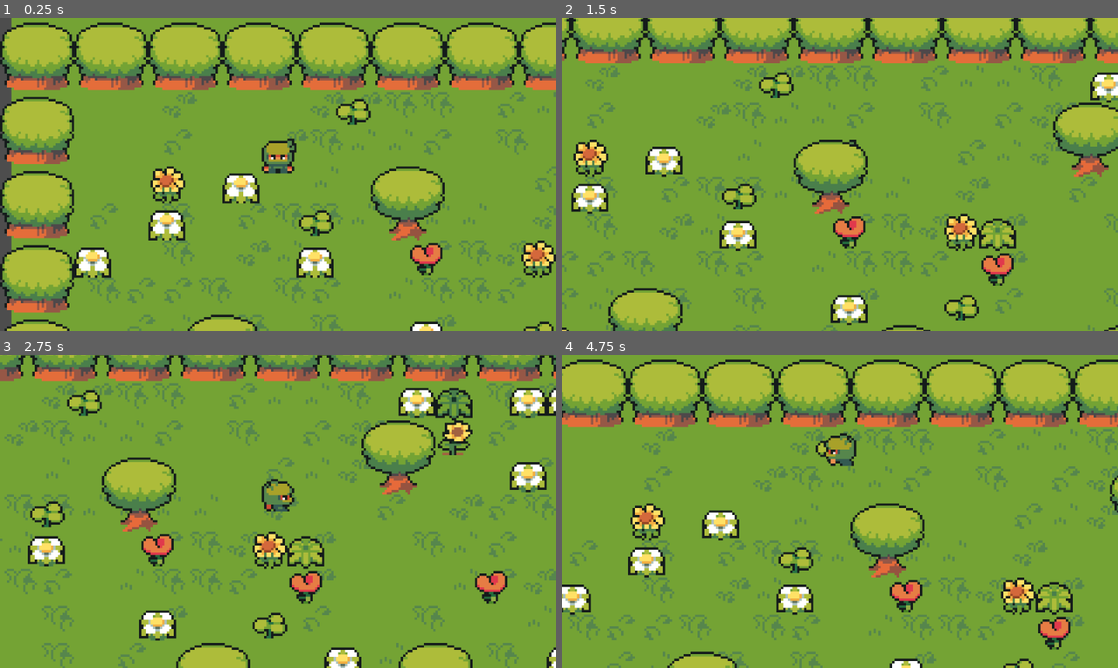
Above: before the commit, frames 1-4 (two rows, left to right).
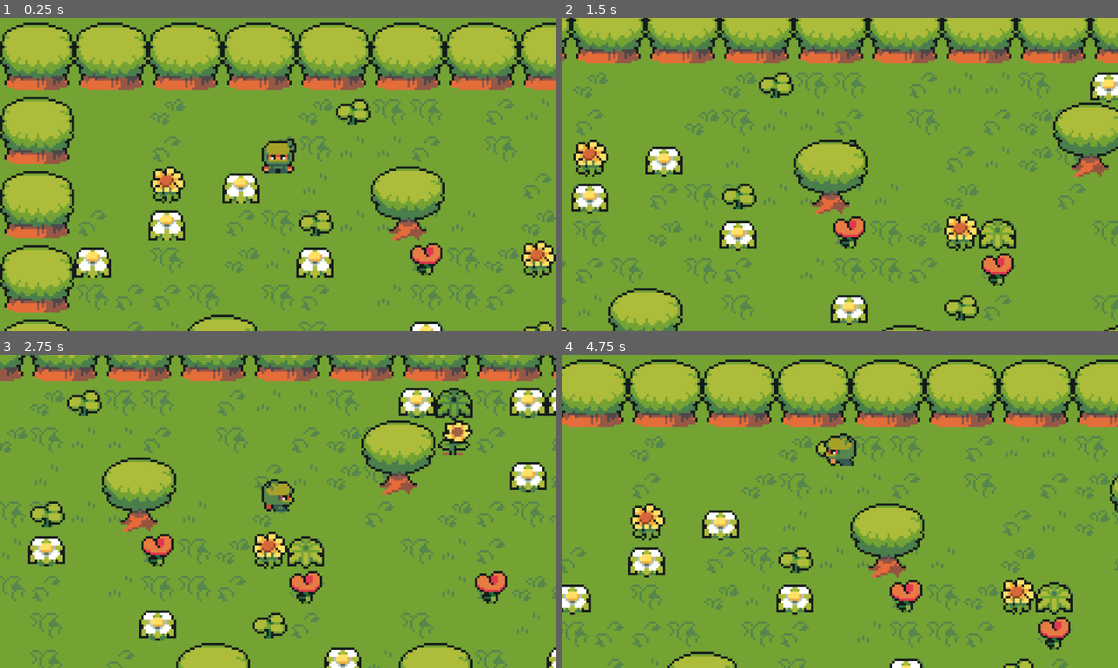
Above: after the commit, the same moments.

Repository: kr3llian/godot-arpg-test
Game: Godot game, scene res://scenes/world.tscn
Same seed, same stepped clock (60 frames per second), same inputs: the game is played once before the commit and once after it.
Inputs:
- Up to frame 1 (0.25 s): no input
- Up to frame 2 (1.5 s): hold Right (ui_right) 0.53-1.28 s; hold Shift 0.53-1.28 s; hold Down (ui_down) from 1.28 s (still down); tap Shift at 1.35 s
- Up to frame 3 (2.75 s): tap Enter at 2 s; release Down (ui_down) at 2.03 s; hold Right (ui_right) from 2.03 s (still down); hold Shift from 2.03 s (still down)
- Up to frame 4 (4.75 s): release Right (ui_right) at 2.78 s; release Shift at 2.78 s; hold Up (ui_up) 2.78-3.53 s; tap Shift at 2.85, 4.35 s; hold Shift 3.53-4.28 s; hold Left (ui_left) from 3.53 s (still down)

The runs differ from the first frame. In frame 1, 5.7% of the frame differs, in the area x 0-100%, y 0-100%; in frame 2, 5.8%; in frame 3, 6.3%, in the area x 0-100%, y 9-100%; in frame 4, 5.6%.

Commit message:
update

Diff:
--- a/player/player.gd
+++ b/player/player.gd
@@ -22,7 +22,7 @@
 		elif velocity.y < 0: direction = "Up"
 
 		animations.play("walk" + direction)
-	print(velocity) # for debugging
+	# print(velocity) # for debugging
 
 func _physics_process(delta: float) -> void:
 	handleInput()
--- a/scenes/world.tscn
+++ b/scenes/world.tscn
@@ -2799,7 +2799,6 @@
 y_sort_enabled = true
 
 [node name="ground" type="TileMapLayer" parent="."]
-position = Vector2(5, -3)
 tile_map_data = PackedByteArray("AAAAAAAAAAALAAwAAAAAAAEAAAALAAwAAAAAAAIAAAALAAwAAAAAAAMAAAALAAwAAAAAAAQAAAALAAwAAAAAAA …(11440 unchanged characters)…
 tile_set = SubResource("TileSet_k0juu")
 
